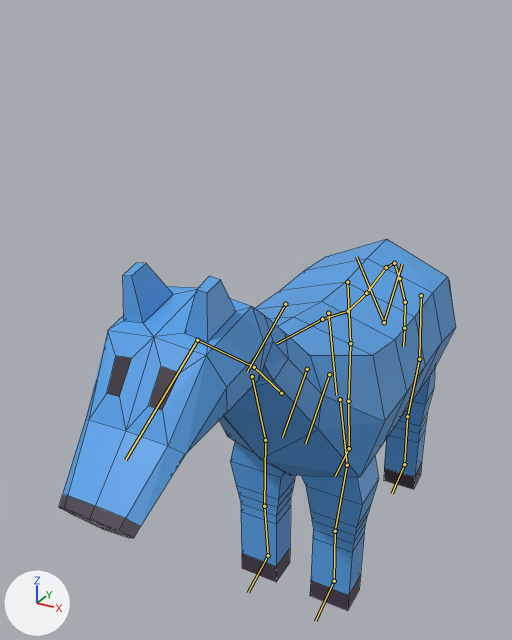
The Blender file assets/models/PlayerModel.blend: old version first, new version second.
Both versions are drawn from a 50 mm lens placed at (0.68, -1.76, 0.89), pointed at (-0.14, -0.27, 0.15). The lights are fixed; the arrows at lower left show +X, +Y and +Z. The bones that bend it are drawn over the model as lines. Mesh edges are drawn as thin lines.

In view in the first picture: 'Player'.
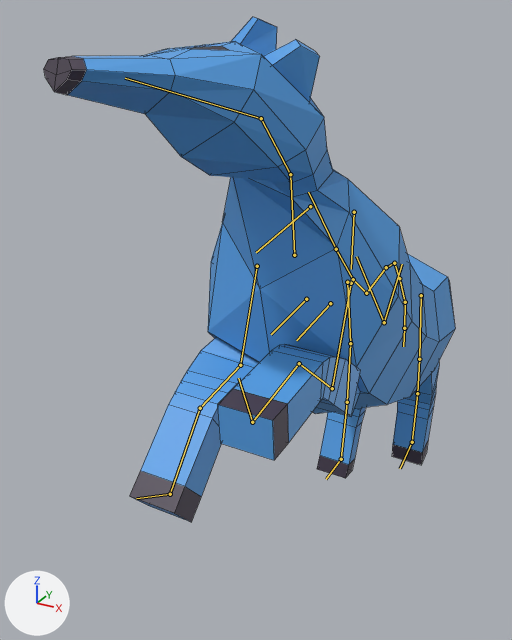
Commit message: player idle animation

The newer file adds an action. The first version stands in its rest pose; the second is drawn at frame 150 of the action 'idle'.

Pixel boxes [x1, y1, x2, y2] of what changed, in the pictures (512 x 640 px):
'Player', posed (36% taller): before [59, 239, 456, 611]; after [44, 17, 455, 522]
bone 'spine.006', root to tip: before (366, 293) to (348, 311); after (366, 293) to (353, 279)
bone 'spine.007', root to tip: before (348, 311) to (322, 319); after (353, 279) to (336, 249)
bone 'spine.008', root to tip: before (322, 319) to (277, 343); after (336, 249) to (308, 192)
bone 'spine.010', root to tip: before (254, 367) to (197, 340); after (290, 174) to (261, 118)
bone 'spine.011', root to tip: before (197, 340) to (125, 460); after (261, 118) to (125, 78)
bone 'front_shin.L', root to tip: before (347, 465) to (335, 531); after (332, 388) to (299, 363)
bone 'front_foot.L', root to tip: before (335, 531) to (334, 581); after (299, 363) to (252, 422)
bone 'front_shin.R', root to tip: before (265, 440) to (264, 506); after (240, 365) to (200, 408)
bone 'front_foot.R', root to tip: before (264, 506) to (268, 555); after (200, 408) to (170, 494)
bone 'shin.L', root to tip: before (419, 359) to (407, 416); after (419, 359) to (417, 393)
bone 'foot.L', root to tip: before (407, 416) to (404, 464); after (417, 393) to (412, 442)
bone 'shin.R', root to tip: before (350, 343) to (348, 401); after (350, 343) to (347, 402)
bone 'foot.R', root to tip: before (348, 401) to (349, 448); after (347, 402) to (341, 459)

The change in detail:
Bone 'spine.006' (bone_spine_006) turns from (0, 0, 0) to (-36, 0, 0) degrees about its own x, y and z.
Bone 'spine.007' (bone_spine_007) turns from (0, 0, 0) to (7, 0, 0) degrees about its own x, y and z.
Bone 'spine.008' (bone_spine_008) turns from (0, 0, 0) to (-8, 0, 0) degrees about its own x, y and z.
Bone 'spine.010' (bone_spine_010) turns from (0, 0, 0) to (48, -32, -43) degrees about its own x, y and z.
Bone 'spine.011' (bone_spine_011) turns from (0, 0, 0) to (-37, 47, -13) degrees about its own x, y and z.
Bone 'front_shin.L' (bone_front_shin_l) turns from (0, 0, 0) to (-85, 6, -1) degrees about its own x, y and z.
Bone 'front_foot.L' (bone_front_foot_l) turns from (0, 0, 0) to (37, -1, 0) degrees about its own x, y and z.
Bone 'front_shin.R' (bone_front_shin_r) turns from (0, 0, 0) to (-41, -3, -1) degrees about its own x, y and z.
Bone 'front_foot.R' (bone_front_foot_r) turns from (0, 0, 0) to (31, 0, 0) degrees about its own x, y and z.
Bone 'shin.L' (bone_shin_l) turns from (0, 0, 0) to (35, -4, -2) degrees about its own x, y and z.
Bone 'foot.L' (bone_foot_l) turns from (0, 0, 0) to (-37, 2, 0) degrees about its own x, y and z.
Bone 'shin.R' (bone_shin_r) turns from (0, 0, 0) to (-4, 0, 0) degrees about its own x, y and z.
Bone 'foot.R' (bone_foot_r) turns from (0, 0, 0) to (-14, 0, 0) degrees about its own x, y and z.
